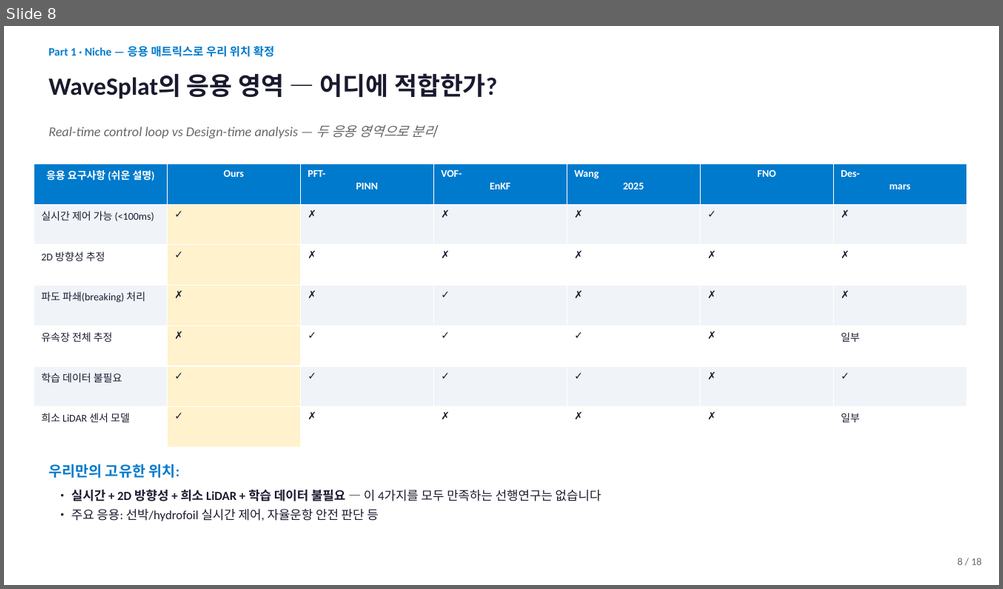
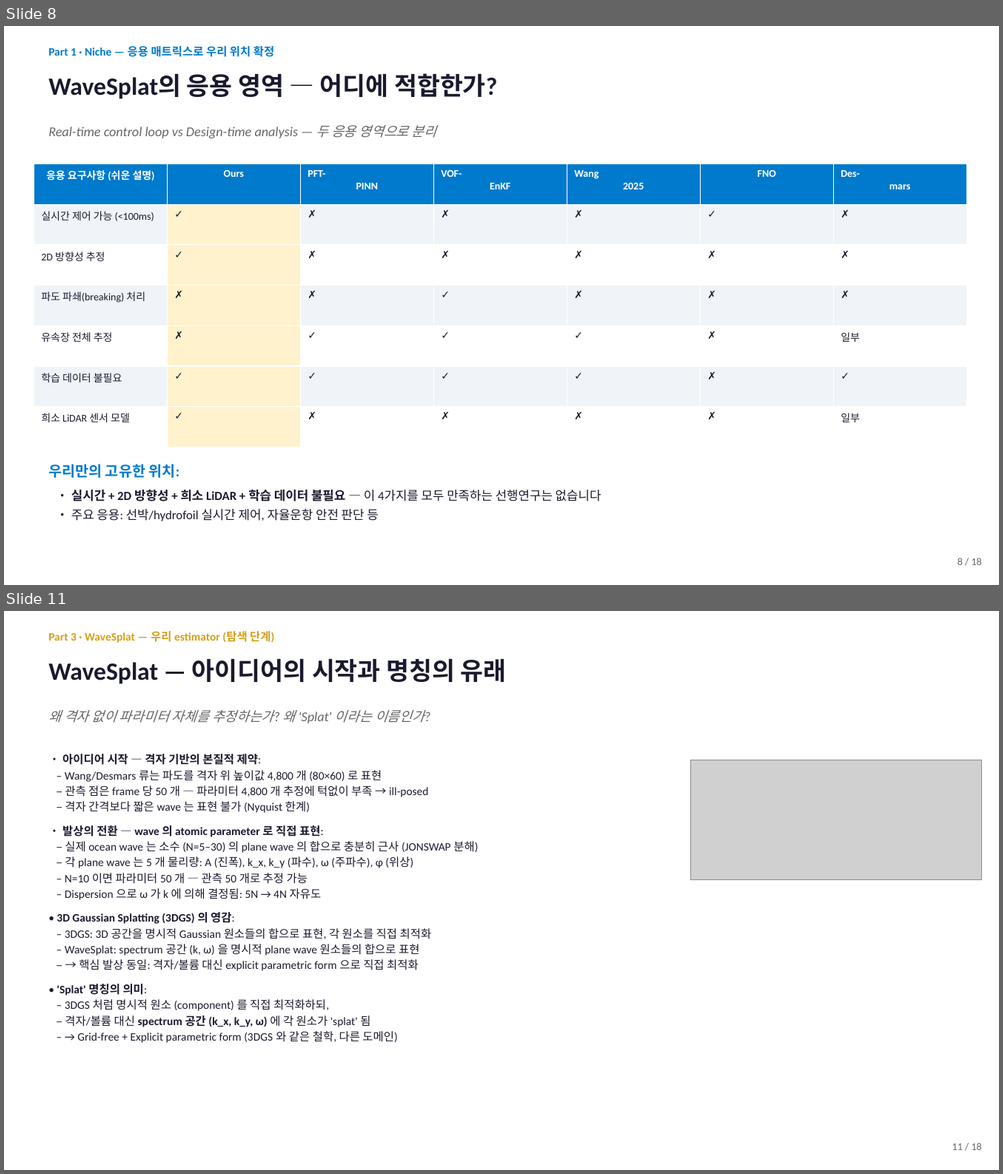
Before and after one commit to SAEYONGPARK94/wavesplat, a slide deck: wavesplat/docs/labmeeting_2026_05_13.pptx. Shown one above the other, each under a label of ours: slide 8 before the commit, slides 8 and 11 after it; the slides between them are not shown. The pictures are 1003x589 and 1003x1174 pixels, drawn with LibreOffice and Linux fonts; fonts in the diff are those of the drawing; grey boxes stand for pictures. Boxes give left, top, right and bottom in pixels: in the first picture for what was removed or moved away, otherwise in the second. Text is boxed around its words. In the diff, an @@ line names an element or a change of style, - is before the commit and + after.

```diff
--- a/wavesplat/docs/labmeeting_2026_05_13.pptx
+++ b/wavesplat/docs/labmeeting_2026_05_13.pptx
@@ slide 11 added at (4,611,999,1170), background #FFFFFF @@
@@ text added at (48,631,274,643), 11 pt, text #D4A017, bold @@
+Part 3 · WaveSplat — 우리 estimator (탐색 단계)
@@ text added at (48,658,506,684), 24 pt, text #1A1A2E, bold @@
+WaveSplat — 아이디어의 시작과 명칭의 유래
@@ text added at (48,710,424,723), 13 pt, text #666666, italic @@
+왜 격자 없이 파라미터 자체를 추정하는가? 왜 'Splat' 이라는 이름인가?
@@ text added at (57,754,478,1043), 11 pt, text #1A1A2E @@
+• 아이디어 시작 — 격자 기반의 본질적 제약:
+– Wang/Desmars 류는 파도를 격자 위 높이값 4,800 개 (80×60) 로 표현
+– 관측 점은 frame 당 50 개 — 파라미터 4,800 개 추정에 턱없이 부족 → ill-posed
+– 격자 간격보다 짧은 wave 는 표현 불가 (Nyquist 한계)
+• 발상의 전환 — wave 의 atomic parameter 로 직접 표현:
+– 실제 ocean wave 는 소수 (N=5–30) 의 plane wave 의 합으로 충분히 근사 (JONSWAP 분해)
+– 각 plane wave 는 5 개 물리량: A (진폭), k_x, k_y (파수), ω (주파수), φ (위상)
+– N=10 이면 파라미터 50 개 — 관측 50 개로 추정 가능
+– Dispersion 으로 ω 가 k 에 의해 결정됨: 5N → 4N 자유도
+• 3D Gaussian Splatting (3DGS) 의 영감:
+– 3DGS: 3D 공간을 명시적 Gaussian 원소들의 합으로 표현, 각 원소를 직접 최적화
+– WaveSplat: spectrum 공간 (k, ω) 을 명시적 plane wave 원소들의 합으로 표현
+– → 핵심 발상 동일: 격자/볼륨 대신 explicit parametric form 으로 직접 최적화
+• 'Splat' 명칭의 의미:
+– 3DGS 처럼 명시적 원소 (component) 를 직접 최적화하되,
+– 격자/볼륨 대신 spectrum 공간 (k_x, k_y, ω) 에 각 원소가 'splat' 됨
+– → Grid-free + Explicit parametric form (3DGS 와 같은 철학, 다른 도메인)
@@ picture added at (691,760,982,880) @@
@@ text added at (952,1143,982,1150), 10 pt, text #666666 @@
+11 / 18
```
Also in this commit, not shown: 5 slides changed, 2 other slides added, 12 slides removed, 1 other file.
